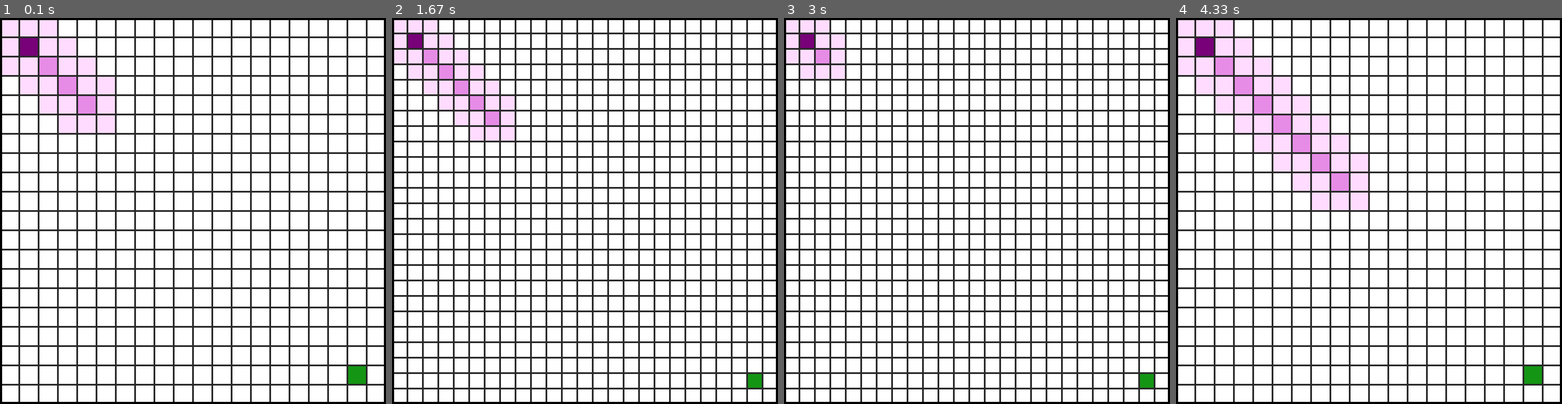
Above: before the commit, frames 1-4 (left to right).
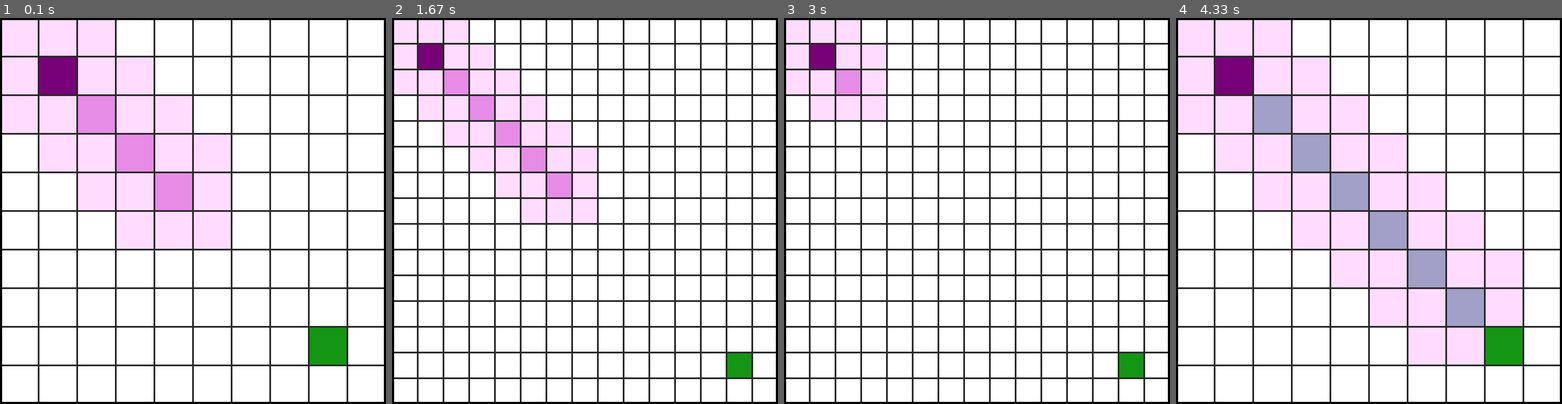
Above: after the commit, the same moments.

Repository: NicoNoell/Python-Projects
Game: pygame game, started from A Star Pathfinding/main.py
Two runs of this game, one before a commit and one after it. Both use one fixed random seed, a clock stepped at 60 frames per second and the inputs below.
Inputs (mouse positions are in pixels of both pictures, inside the frame that each line leads up to):
- Up to frame 1 (0.1 s): no input
- Up to frame 2 (1.67 s): click (585, 211) at 0.38 s; hold Up 0.67-1.13 s; hold Down 1.17-1.47 s; hold Up from 1.5 s (still down)
- Up to frame 3 (3 s): release Up at 1.87 s; hold Down 1.9-2.27 s; hold Up 2.3-2.6 s; hold Down 2.63-2.93 s; hold Up from 2.97 s (still down)
- Up to frame 4 (4.33 s): release Up at 3.33 s; hold Down 3.37-3.73 s; hold Up 3.77-4.07 s; hold Down from 4.1 s (still down)

The runs differ from the first frame. In frame 1, 26% of the frame differs, in the area x 0-100%, y 0-100%; in frame 2, 31%; in frame 3, 27%; in frame 4, 35%.

Commit message:
Added boids and cleaned up

Diff:
--- a/A Star Pathfinding/main.py
+++ b/A Star Pathfinding/main.py
@@ -1,6 +1,17 @@
-import pygame, random
+import pygame
 
 pygame.init()
+
+# -- Adjustable Variables --
+
+DRAW_TEXT = False
+AUTO_CALCULATE = False
+ANIMATION = True
+SHOW_CHECKED_KNOTS = True
+ALLOW_DIAGONALS = True
+size = 10
+
+# -------- End -------------
 
 WALL = -1
 EMPTY = 0
@@ -10,13 +21,6 @@
 CHECKED = 4
 PATH = 5
 
-DRAW_TEXT = False
-AUTO_CALCULATE = False
-ANIMATION = True
-SHOW_CHECKED_KNOTS = True
-ALLOW_DIAGONALS = True
-size = 20
-
 if ALLOW_DIAGONALS:
     directions = [(1, 0), (1, 1), (0, 1), (-1, 1), (-1, 0), (-1, -1), (0, -1), (1, -1)]
 else:
@@ -24,6 +28,7 @@
 
 screensize = x, y = 900, 900
 screen = pygame.display.set_mode(screensize, pygame.RESIZABLE)
+pygame.display.set_caption("A* Pathfinding")
 uhr = pygame.time.Clock()
 
 def drawText(screen, value, position, size = 25, color = [0, 0, 0]):
@@ -31,7 +36,7 @@
         text = font.render(str(value), True, color)
         screen.blit(text, position)
 
-class Knoten():
+class Knot():
     def __init__(self, position) -> None:
         self.type = EMPTY
         self.distanceToStart = None
@@ -90,7 +95,6 @@
             self.distanceToEnd = diagonal + straight
         else:
             self.distanceToEnd = difference[0] * 10 + difference[1] * 10
-
 
 class Graph():
     def __init__(self, size=(10,10), rect=(0, 0, x, y)) -> None:
@@ -211,7 +215,7 @@
         for y in range(self.sizeY):
             row = []
             for x in range(self.sizeX):
-                row.append(Knoten((x, y)))
+                row.append(Knot((x, y)))
             self.knoten.append(row)
 
     def draw(self, screen):
--- /dev/null
+++ b/Boids/main.py
@@ -0,0 +1,228 @@
+import pygame
+import random
+import math
+import multiprocessing as mp
+
+FRICTION = 0.98
+FRICTION_THRESHOLD = 1 # Speed required for friction to be applied
+BOOST = 0.2
+BOOST_THRESHOLD = 0.1
+
+def vectorLength(vector2d):
+    return math.sqrt(vector2d[0]**2 + vector2d[1]**2)
+
+def angleBetweenVectors(v1, v2):
+    angle = math.acos((v1[0] * v2[0] + v1[1] * v2[1]) / (vectorLength(v1) * vectorLength(v2)))
+    if (v1[0] * v2[1] - v1[1] * v2[0]) > 0: # Get direction of rotation over cross-produkt (Not fully understood yet but it works)
+        return 2*math.pi - angle
+    return angle
+
+def randomScreenPos(screensize):
+    return [random.randint(0, screensize[0]), random.randint(0, screensize[1])]
+
+def normalize(vector2d):
+    length = vectorLength(vector2d)
+    return (vector2d[0] / length, vector2d[1] / length)
+
+def polarToKartesian(length, rot):
+    return (math.cos(rot) * length, -math.sin(rot) * length)
+
+def distance(point1, point2):
+    return math.sqrt((point2[0] - point1[0])**2 + (point2[1] - point1[1])**2)
+
+class Fish():
+    def __init__(self, screensize, viewwidth = 1, viewlength = 300):
+        self.pos = randomScreenPos(screensize)
+        self.vel = [random.random() * 2 - 1, random.random() * 2 - 1]
+        self.rot = self.getRot()
+        self.nextpos = self.pos
+        self.nextvel = self.vel
+
+        self.viewwidth = viewwidth
+        self.viewlength = viewlength
+
+    def getRot(self):
+        if self.vel == [0, 0]:
+            return 0
+
+        angle = angleBetweenVectors((1, 0), self.vel)
+        return angle
+
+    def draw(self, screen, fishcolor = [150, 150, 255], fishsize = 1):
+        # self.drawFov(screen)
+        # self.drawVelLine(screen)
+
+        points = [(8, 0), (6, 2.3), (1, math.pi), (6, -2.3)] # Points have the form (length, angle) [polar coordinates]
+        newPoints = []
+        for point in points:
+            rotatedPoint = polarToKartesian(point[0] * fishsize, point[1] + self.rot)
+            newPoints.append((self.pos[0] + rotatedPoint[0], self.pos[1] + rotatedPoint[1]))
+        pygame.draw.polygon(screen, fishcolor, newPoints)
+
+    def drawFov(self, screen):
+        pygame.draw.arc(screen, [0, 255, 100], [self.pos[0] - self.viewlength, self.pos[1] - self.viewlength, 2 * self.viewlength, 2 * self.viewlength], self.rot - self.viewwidth/2, self.rot + self.viewwidth/2, 1)
+        leftPoint = polarToKartesian(self.viewlength, self.rot - self.viewwidth/2)
+        rightPoint = polarToKartesian(self.viewlength, self.rot + self.viewwidth/2)
+        pygame.draw.line(screen, [0, 255, 100], self.pos, [self.pos[0] + leftPoint[0], self.pos[1] + leftPoint[1]], 1)
+        pygame.draw.line(screen, [0, 255, 100], self.pos, [self.pos[0] + rightPoint[0], self.pos[1] + rightPoint[1]], 1)
+
+
+    def drawVelLine(self, screen):
+        pygame.draw.line(screen, [255, 0, 0], self.pos, [self.pos[0] + 20*self.vel[0], self.pos[1] + 20*self.vel[1]], 1)
+
+    def isInFov(self, fish):
+        # toFishVector = (fish.pos[0] - self.pos[0], fish.pos[1] - self.pos[1])
+        # if math.sqrt((fish.pos[0] - self.pos[0])*(fish.pos[0] - self.pos[0]) + (fish.pos[1] - self.pos[1])*(fish.pos[1] - self.pos[1])) > self.viewlength:
+        if abs(fish.pos[0] - self.pos[0]) > self.viewlength or abs(fish.pos[1] - self.pos[1]) > self.viewlength:
+            return False
+
+        try:
+            angle = angleBetweenVectors((fish.pos[0] - self.pos[0], fish.pos[1] - self.pos[1]), self.vel) # Value between 0 and 2Pi
+        except Exception as e:
+            print(e)
+            angle = 0
+        if angle <= self.viewwidth / 2 or angle >= 2*math.pi - self.viewwidth / 2:
+            return True
+        else:
+            return False
+
+    def calculateUpdate(self, screensize, fishes,  centerForce = 1, velForce = 1, pushAwayStrength = 1, pushAwayDistance = 40, friction = FRICTION):
+        # Update velocity when fish meets the border
+        vel = self.vel[:]
+        if self.pos[0] > screensize[0] - 20:
+            vel[0] -= 0.1
+        elif self.pos[0] < 20:
+            vel[0] += 0.1
+
+        if self.pos[1] > screensize[1] - 20:
+            vel[1] -= 0.1
+        elif self.pos[1] < 20:
+            vel[1] += 0.1
+
+        avgPosition = [0, 0]
+        avgVel = [0, 0]
+        fishesInView = 0
+        for fish in fishes:
+            if fish == self:
+                continue
+            if self.isInFov(fish):
+                if (distance(fish.pos, self.pos) < pushAwayDistance):
+                    strength = (pushAwayDistance-distance(fish.pos, self.pos)) * 0.0001 *pushAwayStrength
+                    vel[0] += (self.pos[0] - fish.pos[0]) * strength
+                    vel[1] += (self.pos[1] - fish.pos[1]) * strength
+                avgPosition = [avgPosition[0] + fish.pos[0], avgPosition[1] + fish.pos[1]]
+                avgVel = [avgVel[0] + fish.vel[0], avgVel[1] + fish.vel[1]]
+                fishesInView += 1
+
+        if fishesInView != 0:
+            avgPosition = [avgPosition[0] / fishesInView, avgPosition[1] / fishesInView]
+            avgVel = [avgVel[0] / fishesInView, avgVel[1] / fishesInView]
+
+            vel[0] += avgVel[0] / 150 * velForce
+            vel[1] += avgVel[1] / 150 * velForce
+
+            vel[0] += (avgPosition[0] - self.pos[0]) * 0.0006 * centerForce
+            vel[1] += (avgPosition[1] - self.pos[1]) * 0.0006 * centerForce
+
+        if vectorLength(vel) < BOOST_THRESHOLD:
+            vel = [random.random() * BOOST + vel[0], random.random() * BOOST + vel[1]]
+
+        if vectorLength(vel) > FRICTION_THRESHOLD:
+            vel = [friction * vel[0], friction * vel[1]]
+
+        self.nextvel = vel
+        self.nextpos = self.pos[0] + self.vel[0], self.pos[1] + self.vel[1]
+
+    def update(self):
+        self.pos = self.nextpos
+        self.vel = self.nextvel
+        self.rot = self.getRot()
+
+class Boid():
+    def __init__(self, screensize, size, color = [150, 150, 255], fishsize = 1, centerForce = 1, velForce = 1, pushAwayStrength = 1, pushAwayDistance = 40, viewwidth = 1, viewlength = 300, friction = FRICTION):
+        self.fishes = []
+        self.screensize = screensize
+        self.size = size
+        self.color = color
+        self.fishsize = fishsize
+        self.centerForce = centerForce
+        self.velForce = velForce
+        self.pushAwayStrength = pushAwayStrength
+        self.pushAwayDistance = pushAwayDistance
+        self.viewwidth = viewwidth
+        self.viewlength = viewlength
+        self.friction = friction
+
+        self.createFishes()
+
+    def createFishes(self):
+        for i in range(self.size):
+            self.fishes.append(Fish(self.screensize, viewwidth=self.viewwidth, viewlength=self.viewlength))
+
+    def update(self):
+        for fish in self.fishes:
+            fish.calculateUpdate(self.screensize, self.fishes, centerForce=self.centerForce, velForce=self.velForce, pushAwayStrength=self.pushAwayStrength, pushAwayDistance=self.pushAwayDistance, friction=self.friction)
+
+        for fish in self.fishes:
+            fish.update()
+
+    def draw(self, screen):
+        for fish in self.fishes:
+            fish.draw(screen, fishcolor=self.color, fishsize=self.fishsize)
+
+def updateBoid(boid):
+    boid.update()
+    return boid
+
+class MainClass():
+    def __init__(self):
+        pygame.init()
+        self.screensize = self.width, self.height = 900, 600
+        self.screen = pygame.display.set_mode(self.screensize, pygame.RESIZABLE)
+        self.uhr = pygame.time.Clock()
+
+        self.boids = []
+
+        self.setup()
+
+    def draw(self):
+        self.screen.fill([32, 32, 32])
+        for boid in self.boids:
+            boid.draw(self.screen)
+        pygame.display.flip()
+
+    def update(self, pool):
+        for boid in self.boids:
+            boid.screensize = self.screen.get_size()
+
+        self.boids = pool.map(updateBoid, self.boids)
+
+    def setup(self):
+        self.boids.append(Boid(self.screen.get_size(), 80, [150, 255, 150], 0.7, velForce=0.2, pushAwayStrength=3, viewwidth=3, centerForce=3))
+        self.boids.append(Boid(self.screen.get_size(), 80, [255, 50, 150], velForce=2, pushAwayStrength=0.5, viewwidth=2))
+        self.boids.append(Boid(self.screen.get_size(), 80, [255, 150, 255], velForce=1, pushAwayStrength=2, viewwidth=2, centerForce=10, friction=0.92))
+        self.boids.append(Boid(self.screen.get_size(), 80))
+        self.boids.append(Boid(self.screen.get_size(), 20, [255, 155, 50], 1.6, pushAwayDistance=100, viewlength=500, viewwidth=1.4))
+
+    def main(self, pool):
+        active = True
+        while active:
+            for event in pygame.event.get():
+                if event.type == pygame.QUIT:
+                    active = False
+
+            self.update(pool)
+            self.draw()
+
+            self.uhr.tick(30)
+            print(self.uhr.get_fps(), end="\r")
+
+if __name__ == "__main__":
+    try:
+        pool = mp.Pool(4)
+        myClass = MainClass()
+        myClass.main(pool)
+        pygame.quit()
+    finally:
+        pool.close()
+        pool.join()
--- a/Cloth Simulation/main.py
+++ b/Cloth Simulation/main.py
@@ -6,12 +6,12 @@
 uhr = pygame.time.Clock()
 
 GRAVITY = 0.5
-POINTSX, POINTSY = 30, 10
+POINTSX, POINTSY = 50, 10
 FRICTION_WALL = 0.9
 FRICTION_CONNECTION = 0.98
 MIN_CONNECTION_LENGTH = 20
 MAX_CONNECTION_LENGTH = 100
-STIFFNESS = 0.15
+STIFFNESS = 0.2
 
 points = []
 connections = []
@@ -32,14 +32,14 @@
             if self.pos[0] < 0:
                 self.pos[0] *= -1
                 self.v[0] *= -FRICTION_WALL
-            elif self.pos[0] > width:
-                self.pos[0] = width - (self.pos[0] - width)
+            elif self.pos[0] > screen.get_width():
+                self.pos[0] = screen.get_width() - (self.pos[0] - screen.get_width())
                 self.v[0] *= -FRICTION_WALL
             if self.pos[1] < 0:
                 self.pos[1] *= -1
                 self.v[1] *= -FRICTION_WALL
-            elif self.pos[1] > height:
-                self.pos[1] = height - (self.pos[1] - height)
+            elif self.pos[1] > screen.get_height():
+                self.pos[1] = screen.get_height() - (self.pos[1] - screen.get_height())
                 self.v[1] *= -FRICTION_WALL
 
 
@@ -62,19 +62,20 @@
         return min(max(0, self.diagonalDistance() - MIN_CONNECTION_LENGTH) / (MAX_CONNECTION_LENGTH - MIN_CONNECTION_LENGTH), 1)
 
     def checkIfLinesCollide(self, pos1, pos2):
+        if pos1 == pos2:
+            return False
         try:
-            x1, y1 = self.point1.pos
-            x2, y2 = self.point2.pos
-            x3, y3 = pos1
-            x4, y4 = pos2
-            line1_dx, line1_dy = x2 - x1, y2 - y1
-            line2_dx, line2_dy = x4 - x3, y4 - y3
-            m = (((x3-x1)/line1_dx) * (line1_dy/line2_dy)  -((y3-y1)/line2_dy))  /  (1-(line2_dx/line1_dx) * (line1_dy/line2_dy))
-            n = ((x3-x1)/line1_dx) + m * (line2_dx/line1_dx)
-            if m < 0 or m > 1 or n < 0 or n > 1:
-                return False
-            return True
-        except:
+            Ax, Ay = self.point1.pos
+            Bx, By = self.point2.pos
+            Cx, Cy = pos1
+            Dx, Dy = pos2
+            # Just accept this black magic. I've derived it myself and it works and I will never touch this again :)
+            r = ((Ax - Cx) - (((Ay - Cy) * (Dx - Cx))/(Dy - Cy))) / ((((By - Ay) * (Dx - Cx))/(Dy - Cy)) - (Bx - Ax))
+            s = (((Ay - Cy) + r * (By - Ay))/(Dy - Cy))
+            if r >= 0 and r <= 1 and s >= 0 and s <= 1:
+                return True
+            return False
+        except Exception as e:
             return False
 
     def update(self):
@@ -151,7 +152,6 @@
                 for c in connections:
                     if c.checkIfLinesCollide(lastMousePos, event.pos):
                        connections.remove(c)
-                       pass
                 lastMousePos = event.pos
             elif event.type == pygame.MOUSEBUTTONUP:
                 if lastMousePos == None:
Renamed: Mandelbrot/main.py -> Small Projects/mandelbrot.py
